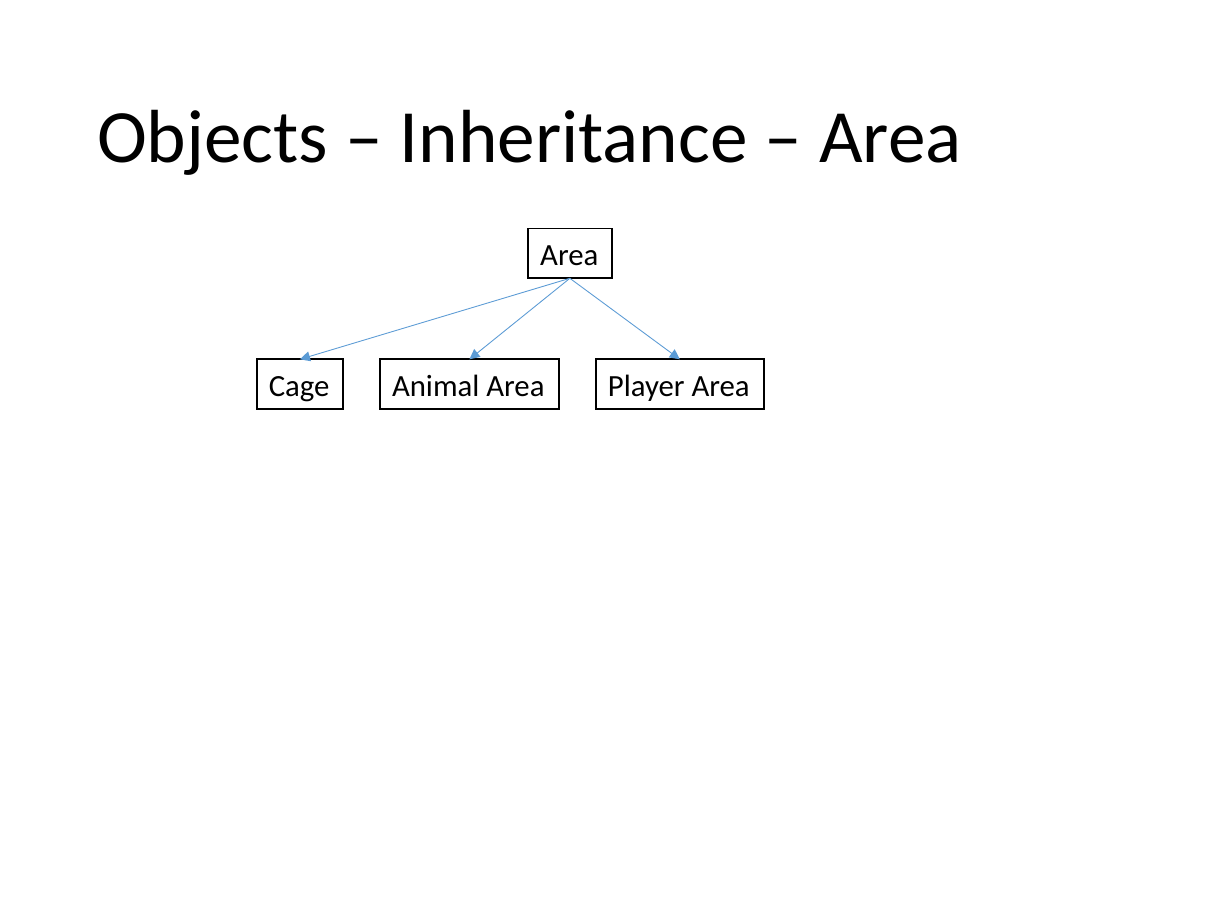
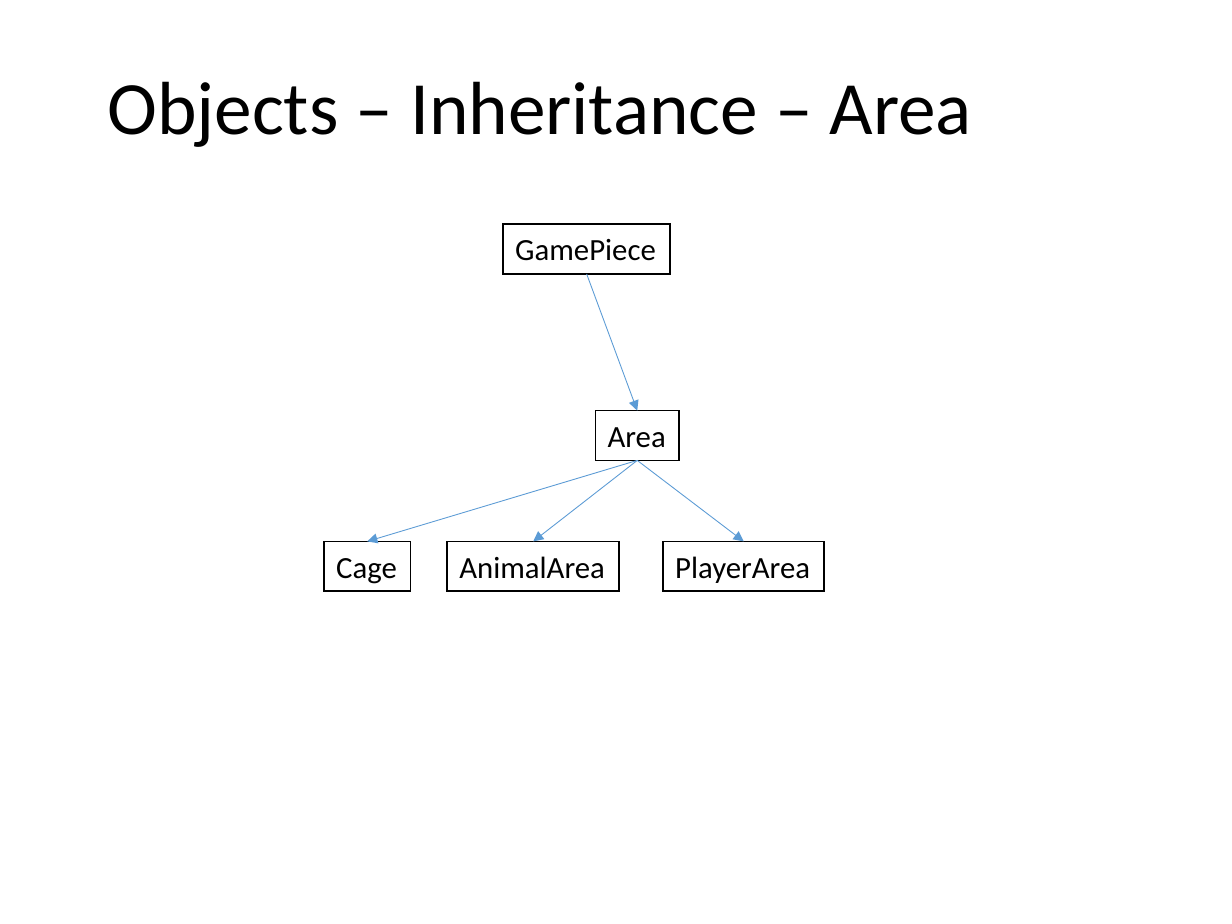
Before and after one commit to javisaurusrex/zookillsoccer, a slide deck: slide 14 of assets/game architecture/ZooKill Soccer Game Design Document Adjusted.pptx (slide 13 before the commit). Drawn at 1232x924 pixels with LibreOffice and Linux fonts; fonts in the diff are those of the drawing. Boxes give left, top, right and bottom in pixels: in the first picture for what was removed or moved away, otherwise in the second. Text is boxed around its words. In the diff, an @@ line names an element or a change of style, - is before the commit and + after.

```diff
--- a/assets/game architecture/ZooKill Soccer Game Design Document Adjusted.pptx
+++ b/assets/game architecture/ZooKill Soccer Game Design Document Adjusted.pptx
@@ title "Objects – Inheritance – Area": place and size @@
-title "Objects – Inheritance – Area" at <box>97,109,961,175</box>
+title "Objects – Inheritance – Area" at <box>107,81,972,147</box>
@@ rectangle added at <box>503,224,670,274</box>, fill #FFFFFF, outline #000000 1 pt, 18 pt, text #000000 @@
+GamePiece
@@ arrow added from (586, 274) to (637, 410), #5B9BD5 0.5 pt @@
@@ rectangle removed at <box>379,360,558,409</box> @@
-Animal Area
@@ rectangle removed at <box>596,360,765,409</box> @@
-Player Area
@@ rectangle "Area": place and size @@
-rectangle "Area" at <box>529,229,612,278</box>
+rectangle "Area" at <box>595,410,679,460</box>
@@ arrow moved from (570, 278) - (299, 360) to (637, 461) - (367, 541) @@
@@ arrow moved from (570, 278) - (469, 360) to (637, 461) - (533, 541) @@
@@ arrow moved from (570, 278) - (680, 360) to (637, 461) - (744, 541) @@
@@ rectangle "Cage": place and size @@
-rectangle "Cage" at <box>256,360,342,409</box>
+rectangle "Cage" at <box>324,541,410,590</box>
@@ rectangle added at <box>447,541,620,590</box>, fill #FFFFFF, outline #000000 1 pt, 18 pt, text #000000 @@
+AnimalArea
@@ rectangle added at <box>663,541,824,590</box>, fill #FFFFFF, outline #000000 1 pt, 18 pt, text #000000 @@
+PlayerArea
```
Also in this commit, not shown: 4 other slides changed, 28 other files.
